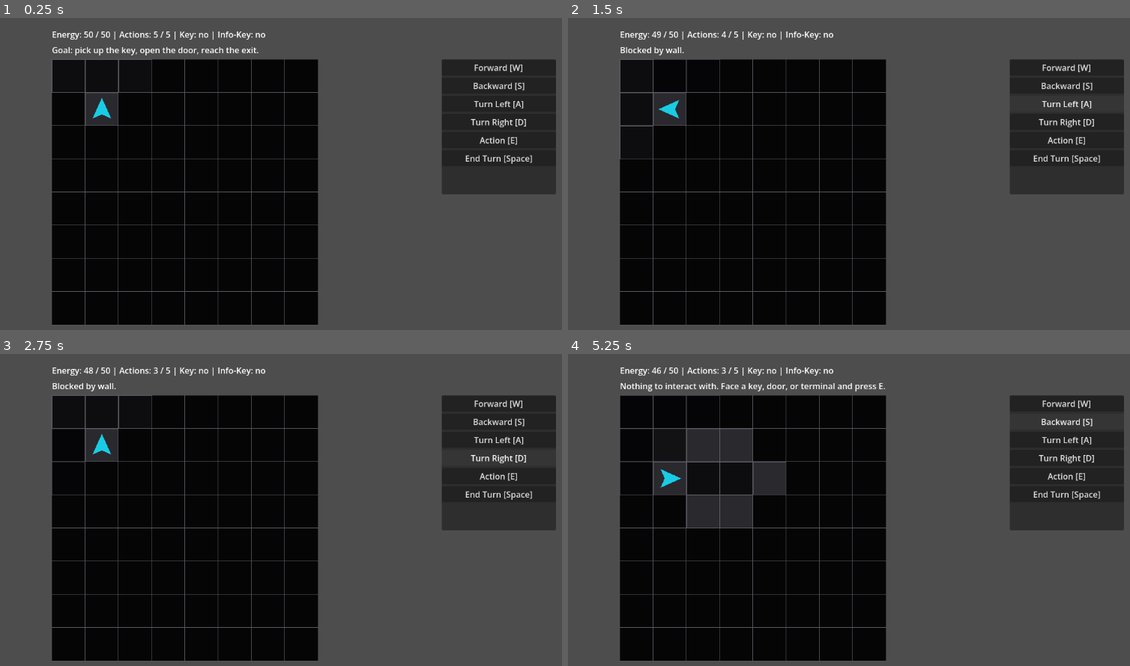
Above: before the commit, frames 1-4 (two rows, left to right).
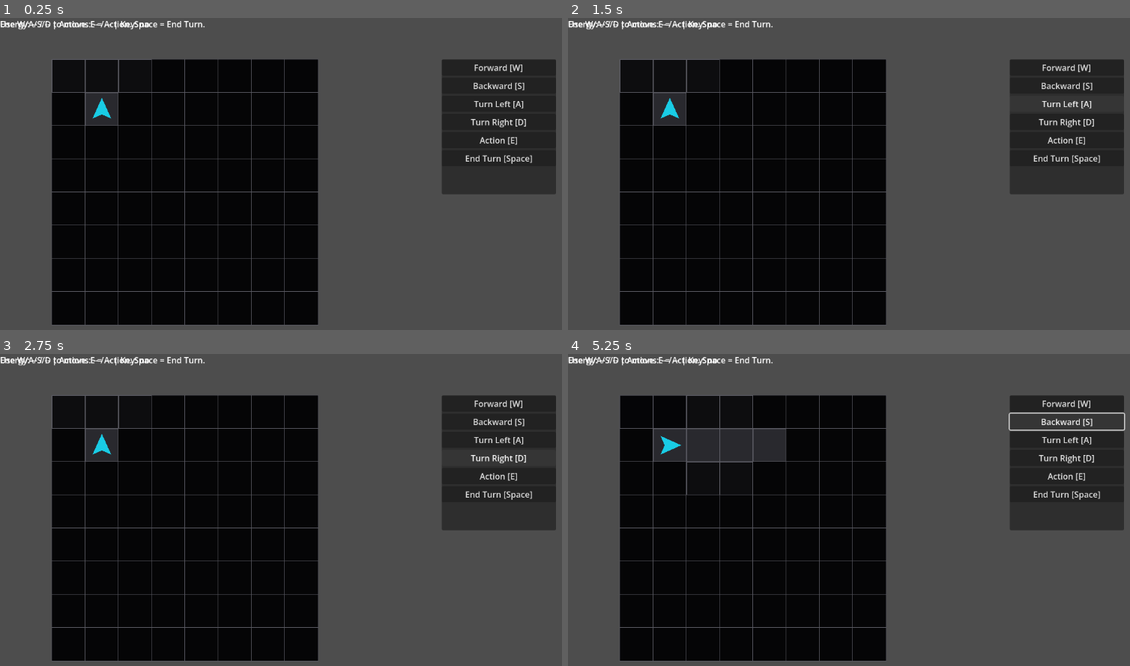
Above: after the commit, the same moments.

Repository: JUSTConnect/bibop
Game: Godot game, scene res://scenes/main.tscn
The game is run twice, just before and just after one commit, with the same random seed, the same clock (stepped at 60 frames per second) and the same inputs.
Inputs:
- Up to frame 1 (0.25 s): no input
- Up to frame 2 (1.5 s): click "Forward [W]" at 0.5 s; click "Turn Left [A]" at 1.25 s
- Up to frame 3 (2.75 s): click "Turn Right [D]" at 2 s
- Up to frame 4 (5.25 s): click "Action [E]" at 2.75 s; click "End Turn [Space]" at 3.5 s; click "Backward [S]" at 4.25 s; hold Right (turn_right) from 5.03 s (still down); hold E (interact) from 5.03 s (still down)

The runs differ from the first frame. In frame 1, 1.2% of the frame differs, in the area x 0-48%, y 0-12%; in frame 2, 1.1%; in frame 3, 1.0%; in frame 4, 5.2%, in the area x 0-100%, y 0-56%.
Error after the commit: Parse Error: Cannot find member "Status" in base "DiagnosticResult". (res://scripts/ui/game_ui.gd:194)

Commit message:
Add diagnostic result text panel to GameUI

Diff:
--- a/scripts/ui/game_ui.gd
+++ b/scripts/ui/game_ui.gd
@@ -7,6 +7,8 @@
 @onready var hint_label: Label = $HintLabel
 @onready var command_panel: PanelContainer = $CommandPanel
 @onready var box_screen: Control = $BoxScreen
+
+var diagnostic_label: Label
 
 @onready var box_status_label: Label = $BoxScreen/PanelContainer/VBoxContainer/StatusLabel
 @onready var box_module_label: Label = $BoxScreen/PanelContainer/VBoxContainer/ModuleLabel
@@ -29,6 +31,14 @@
 	hint_label.position = Vector2(100, 50)
 	hint_label.text = "Goal: pick up the key, open the door, reach the exit."
 
+	diagnostic_label = Label.new()
+	diagnostic_label.name = "DiagnosticLabel"
+	diagnostic_label.position = Vector2(100, 80)
+	diagnostic_label.autowrap_mode = TextServer.AUTOWRAP_WORD_SMART
+	diagnostic_label.custom_minimum_size = Vector2(700, 140)
+	diagnostic_label.text = "Diagnostic: none"
+	add_child(diagnostic_label)
+
 	command_panel.position = Vector2(850, 80)
 	command_panel.custom_minimum_size = Vector2(220, 260)
 
@@ -60,22 +70,26 @@
 
 	update_status()
 	update_box_status()
+	update_diagnostic_status()
 
 func _on_charge_button_pressed() -> void:
 	bipob.charge_to_full()
 	update_status()
 	update_box_status()
+	update_diagnostic_status()
 
 func _on_install_module_button_pressed() -> void:
 	bipob.install_found_module()
 	update_status()
 	update_box_status()
+	update_diagnostic_status()
 
 func _on_start_mission_button_pressed() -> void:
 	bipob.start_next_mission()
 	hide_box_screen()
 	update_status()
 	update_box_status()
+	update_diagnostic_status()
 
 func show_box_screen() -> void:
 	box_screen.visible = true
@@ -87,10 +101,13 @@
 	command_panel.visible = true
 	update_status()
 	update_box_status()
+	update_diagnostic_status()
 
 func update_box_status() -> void:
 	if bipob == null:
 		return
+
+	update_diagnostic_status()
 
 	box_status_label.text = "Energy: %d / %d" % [bipob.energy, bipob.max_energy]
 
@@ -154,3 +171,51 @@
 		key_text,
 		info_key_text
 	]
+
+
+func update_diagnostic_status() -> void:
+	if bipob == null:
+		return
+
+	if diagnostic_label == null:
+		return
+
+	var result = bipob.last_diagnostic_result
+	if result == null:
+		diagnostic_label.text = "Diagnostic: none"
+		return
+
+	var device_name := "unknown"
+	if result.device != null and not result.device.display_name.is_empty():
+		device_name = result.device.display_name
+
+	var status_text := "unknown"
+	var status_index := int(result.status)
+	var status_keys := DiagnosticResult.Status.keys()
+	if status_index >= 0 and status_index < status_keys.size():
+		status_text = status_keys[status_index]
+
+	var supported_action := result.supported_action
+	if supported_action.is_empty():
+		supported_action = "none"
+
+	var reason := result.reason
+	if reason.is_empty():
+		reason = "n/a"
+
+	var recommendation := result.recommendation
+	if recommendation.is_empty():
+		recommendation = "n/a"
+
+	var estimated_risk := result.estimated_risk
+	if estimated_risk.is_empty():
+		estimated_risk = "n/a"
+
+	diagnostic_label.text = "Diagnostic:\nDevice: %s\nStatus: %s\nAction: %s\nReason: %s\nRecommendation: %s\nRisk: %s" % [
+		device_name,
+		status_text,
+		supported_action,
+		reason,
+		recommendation,
+		estimated_risk
+	]
